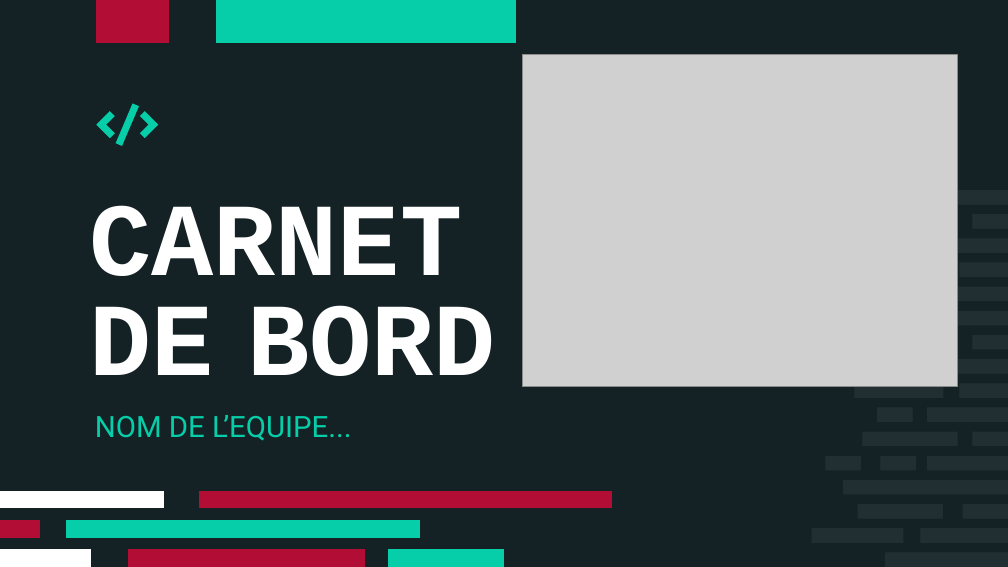
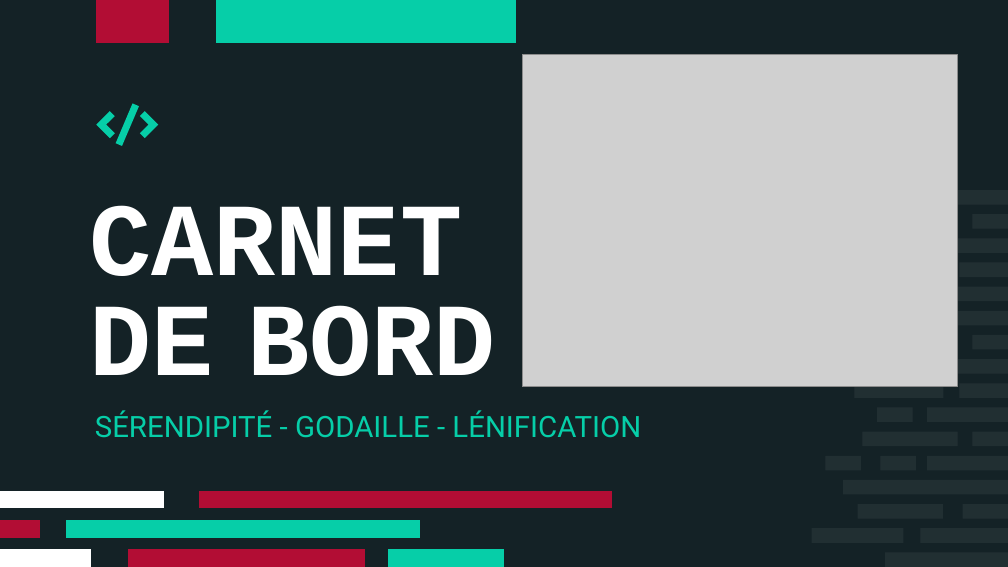
Before and after one commit to ademec/Serendipite-Godaille-Lenification, a slide deck: slide 1 of 2021-09 _ Carnet de bord.pptx. Drawn at 1008x567 pixels with LibreOffice and Linux fonts; fonts in the diff are those of the drawing; grey boxes stand for pictures. Boxes give left, top, right and bottom in pixels: in the first picture for what was removed or moved away, otherwise in the second. Text is boxed around its words. In the diff, an @@ line names an element or a change of style, - is before the commit and + after.

Commit message:
Mise en ligne du Carnet de Bord terminé.

```diff
--- a/2021-09 _ Carnet de bord.pptx
+++ b/2021-09 _ Carnet de bord.pptx
@@ subtitle at (x1=95, y1=410, x2=641, y2=438): text changed @@
-NOM DE L’EQUIPE...
+SÉRENDIPITÉ - GODAILLE - LÉNIFICATION
```
Also in this commit, not shown: 8 other slides changed, 24 slides added, 1 slide removed.
